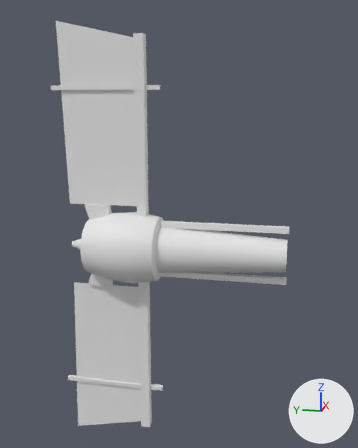
The Blender file ships/hull-parts/dual_tailfin.blend, before and after one commit.
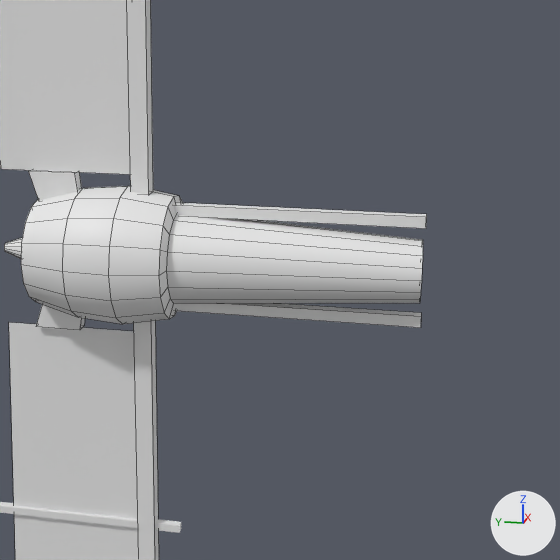
There are two pictures of each version: one whole from a camera (50 mm lens) standing at (-19.36, 0.34, 5.94) and looking at (0.26, 4.27, 1.04), one close up on the part from 19% to 100% of the width and 26% to 90% of the height. The lights are fixed; the arrows at lower right show +X, +Y and +Z. The older version's two pictures come first. The close-ups show mesh edges as thin lines.
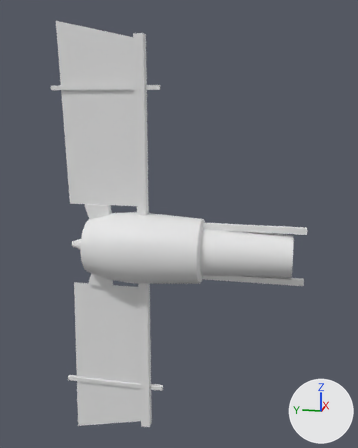
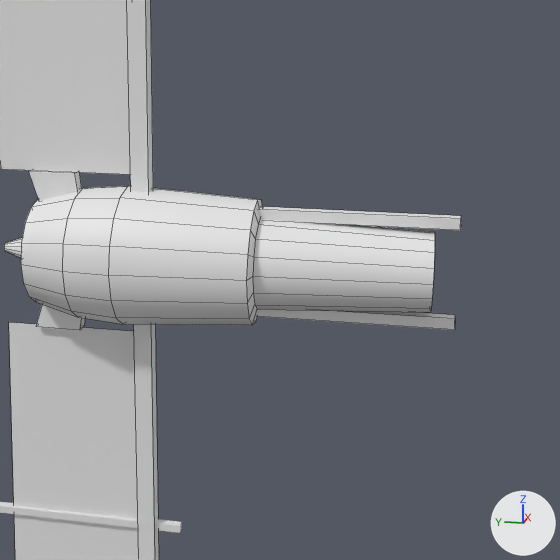
What changed in the scene script:
```text
Change me_cylinder:
    used by ob_cylinder; location = (0.0, 5.36, 0.0)
    remove me_cylinder.from_pydata(...)  # 160 vertices, 146 faces; spans x -1.51..1.51, y -5.5..3.54, z -1.51..1.51
    add me_cylinder.from_pydata(...)  # 112 vertices, 96 faces; spans x -1.51..1.51, y -2.17..2.72, z -1.51..1.51
    me_cylinder part 1
    32 vertices are removed from x -1.0..1.0, y -5.5..-0.38, z -1.0..1.0
    33 faces are deleted
    16 vertices in x -1.33..1.33, y -0.31, z -1.33..1.33 move by (0.0, -1.79, 0.0)
    16 vertices are added at x -1.0..1.0, y -2.17, z -1.0..1.0
    16 new faces join them
    other edits to the shape of me_cylinder do not show in these pictures
Change me_cube_001:
    used by ob_cube; location = (0.0, 4.22, 0.0)
    remove me_cube_001.from_pydata(...)  # 16 vertices, 12 faces; spans x -0.12..0.12, y -4.41..0.89, z -1.18..1.18
    add me_cube_001.from_pydata(...)  # 16 vertices, 12 faces; spans x -0.12..0.12, y -5.09..-0.67, z -1.18..1.18
    me_cube_001 part 2: the whole mesh is scaled about its middle by (1, 0.834, 1), then moved by (0.0, -1.12, 0.0)
Add me_cylinder_001:
    me_cylinder_001.from_pydata(...)  # 32 vertices, 17 faces; spans x -1.0..1.0, y -5.73..-2.17, z -1.0..1.0
    me_cylinder_001.polygons.foreach_set('use_smooth', [True] * 17)
Add ob_cylinder_001:
    ob_cylinder_001 = bpy.data.objects.new('Cylinder.001', me_cylinder_001)
    ob_cylinder_001.location = (0.0, 5.36, 0.0)
```

Location of each change, [x1, y1, x2, y2] in pixels of the close-ups (560 x 560 px):
'Cylinder', reshaped (42% narrower): before [4, 186, 423, 324]; after [21, 186, 263, 325]
'Cylinder.001', added: after [253, 219, 435, 312]
'Cube', moved, rescaled (19% narrower): before [174, 203, 427, 328]; after [257, 206, 462, 330]
part 1 of me_cylinder, built on: before [114, 190, 423, 324]; after [114, 188, 263, 325]
'Cube.002', unchanged, covered by the edit: before [127, 0, 153, 195]
